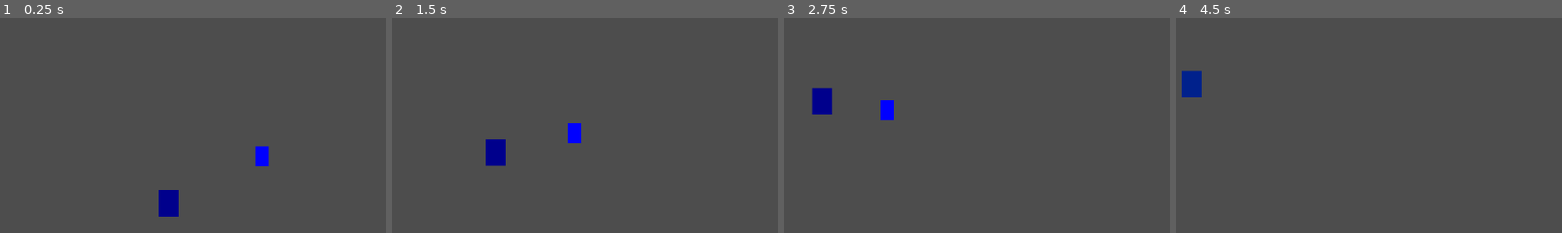
Above: before the commit, frames 1-4 (left to right).
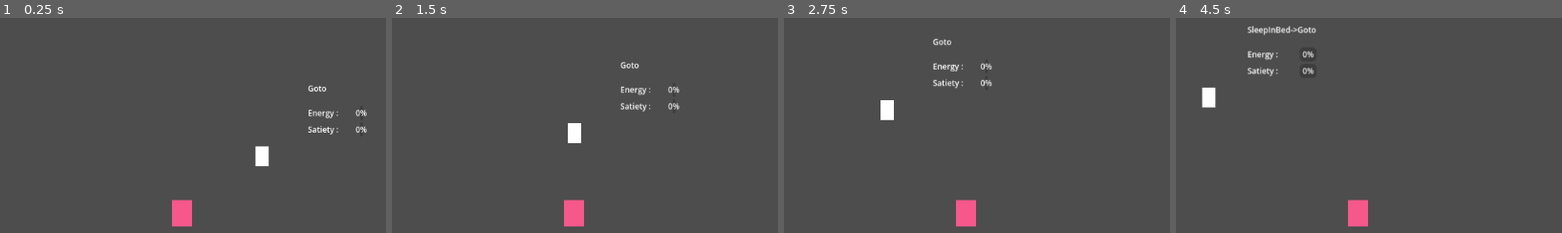
Above: after the commit, the same moments.

Repository: Ombarus/dfcyberpunk
Game: Godot game, scene res://scenes/main.tscn
The game is run twice, just before and just after one commit, with the same random seed, the same clock (stepped at 60 frames per second) and the same inputs.
Inputs (mouse positions are in pixels of both pictures, inside the frame that each line leads up to):
- Up to frame 1 (0.25 s): no input
- Up to frame 2 (1.5 s): move the mouse to (outside the picture) at 0.52 s; move the mouse to (outside the picture) at 1.27 s
- Up to frame 3 (2.75 s): move the mouse to (outside the picture) at 2.02 s
- Up to frame 4 (4.5 s): move the mouse to (outside the picture) at 2.77 s; move the mouse to (outside the picture) at 3.52 s; move the mouse to (1276, 168) at 4.27 s

The runs differ from the first frame. In frame 1, 2.0% of the frame differs, in the area x 41-96%, y 31-98%; in frame 2, 2.2%; in frame 3, 2.2%; in frame 4, 2.5%, in the area x 1-50%, y 3-98%.

Commit message:
added example food and bed. Slightly more complex action plan example

Diff:
--- a/scenes/bed.tscn
+++ b/scenes/bed.tscn
@@ -1,10 +1,7 @@
-[gd_scene load_steps=2 format=3 uid="uid://iud7tu1t42cs"]
-
-[ext_resource type="Script" path="res://scripts/entity.gd" id="1_vkhyp"]
+[gd_scene format=3 uid="uid://iud7tu1t42cs"]
 
 [node name="Bed" type="Node2D"]
 modulate = Color(0.964706, 0.345098, 0.54902, 1)
-script = ExtResource("1_vkhyp")
 
 [node name="Polygon2D" type="Polygon2D" parent="."]
 polygon = PackedVector2Array(-15, 20, 15, 20, 15, -20, -15, -20)
--- a/scenes/entity.tscn
+++ b/scenes/entity.tscn
@@ -1,9 +1,16 @@
-[gd_scene load_steps=2 format=3 uid="uid://catl8ykewblyf"]
+[gd_scene load_steps=3 format=3 uid="uid://catl8ykewblyf"]
 
 [ext_resource type="Script" path="res://scripts/entity.gd" id="1_oba6i"]
+[ext_resource type="PackedScene" uid="uid://podwo6g81pr2" path="res://scenes/npc_thoughts.tscn" id="2_5vxit"]
 
 [node name="Entity" type="Node2D"]
 script = ExtResource("1_oba6i")
 
 [node name="Polygon2D" type="Polygon2D" parent="."]
 polygon = PackedVector2Array(-10, 15, 10, 15, 10, -15, -10, -15)
+
+[node name="NPCThoughts" parent="." instance=ExtResource("2_5vxit")]
+offset_left = 110.0
+offset_top = -71.0
+offset_right = 110.0
+offset_bottom = -71.0
--- a/scenes/food.tscn
+++ b/scenes/food.tscn
@@ -4,4 +4,4 @@
 modulate = Color(0.784314, 0.317647, 0, 1)
 
 [node name="Polygon2D" type="Polygon2D" parent="."]
-polygon = PackedVector2Array(-30, 6, -10, 6, -4, -9, 6, -9, 11, 5, 30, 5, 30, 12, -30, 12)
+polygon = PackedVector2Array(-15, 6, -10, 6, -4, -9, 6, -9, 11, 5, 15, 5, 15, 12, -15, 12)
--- a/scenes/main.tscn
+++ b/scenes/main.tscn
@@ -9,8 +9,8 @@
 
 [node name="Entities" type="Node2D" parent="."]
 
+[node name="Bed" parent="Entities" instance=ExtResource("3_7gaav")]
+position = Vector2(351, 295)
+
 [node name="NPC" parent="Entities" instance=ExtResource("2_ytmld")]
 position = Vector2(496, 216)
-
-[node name="Bed" parent="Entities" instance=ExtResource("3_7gaav")]
-position = Vector2(351, 295)
--- /dev/null
+++ b/scenes/npc_thoughts.tscn
@@ -0,0 +1,70 @@
+[gd_scene load_steps=2 format=3 uid="uid://podwo6g81pr2"]
+
+[sub_resource type="Theme" id="Theme_c8kyr"]
+default_font_size = 12
+
+[node name="NPCThoughts" type="Control"]
+layout_mode = 3
+anchors_preset = 15
+anchor_right = 1.0
+anchor_bottom = 1.0
+grow_horizontal = 2
+grow_vertical = 2
+theme = SubResource("Theme_c8kyr")
+
+[node name="ColorRect" type="ColorRect" parent="."]
+layout_mode = 1
+anchors_preset = 15
+anchor_right = 1.0
+anchor_bottom = 1.0
+grow_horizontal = 2
+grow_vertical = 2
+color = Color(0.341176, 0.501961, 0.560784, 0.505882)
+
+[node name="VBoxContainer" type="VBoxContainer" parent="."]
+layout_mode = 1
+anchors_preset = 15
+anchor_right = 1.0
+anchor_bottom = 1.0
+grow_horizontal = 2
+grow_vertical = 2
+
+[node name="Action" type="Label" parent="VBoxContainer"]
+layout_mode = 2
+text = "Action: SleepInBed->Goto"
+
+[node name="Control" type="Control" parent="VBoxContainer"]
+custom_minimum_size = Vector2(0, 10)
+layout_mode = 2
+
+[node name="Meters" type="VBoxContainer" parent="VBoxContainer"]
+layout_mode = 2
+size_flags_vertical = 3
+
+[node name="Energy" type="HBoxContainer" parent="VBoxContainer/Meters"]
+layout_mode = 2
+
+[node name="Label" type="Label" parent="VBoxContainer/Meters/Energy"]
+custom_minimum_size = Vector2(75, 0)
+layout_mode = 2
+text = "Energy : "
+
+[node name="EnergyProgress" type="ProgressBar" parent="VBoxContainer/Meters/Energy"]
+layout_mode = 2
+size_flags_horizontal = 3
+max_value = 1.0
+value = 0.5
+
+[node name="Satiety" type="HBoxContainer" parent="VBoxContainer/Meters"]
+layout_mode = 2
+
+[node name="Label" type="Label" parent="VBoxContainer/Meters/Satiety"]
+custom_minimum_size = Vector2(75, 0)
+layout_mode = 2
+text = "Satiety : "
+
+[node name="SatietyProgress" type="ProgressBar" parent="VBoxContainer/Meters/Satiety"]
+layout_mode = 2
+size_flags_horizontal = 3
+max_value = 1.0
+value = 0.5
--- a/scripts/entity.gd
+++ b/scripts/entity.gd
@@ -11,18 +11,24 @@
 @export var CookUnitSec : float = 0.3334
 @export var SleepEnerSec : float = 0.1
 
-@export var Sasiety : float = 0.0
+@export var Satiety : float = 0.0
 @export var Energy : float = 0.0
 
 var curParam : Dictionary
 var actionStack : Array
 var lastAction : String
 var lastState : int
+var debugThoughtsAction : Label
+var debugThoughtsSatiety : ProgressBar
+var debugThoughtsEnergy : ProgressBar
 
 func _ready() -> void:
 	var target := Vector2(100, 100)
 	self.curParam = {"target": target}
 	self.actionStack = ["Goto"]
+	self.debugThoughtsEnergy = self.find_child("EnergyProgress", true, false) as ProgressBar
+	self.debugThoughtsSatiety = self.find_child("SatietyProgress", true, false) as ProgressBar
+	self.debugThoughtsAction = self.find_child("Action", true, false) as Label
 
 func _process(delta: float) -> void:
 	var cur_action = self.getCurAction()
@@ -31,8 +37,19 @@
 		self.popAction()
 
 	self.lastState = s
-	self.modulate.r = self.Sasiety
-	self.modulate.g = self.Energy
+	UpdateThoughts()
+	#self.modulate.r = self.Satiety
+	#self.modulate.g = self.Energy
+
+func UpdateThoughts():
+	self.debugThoughtsEnergy.value = self.Energy
+	self.debugThoughtsSatiety.value = self.Satiety
+	var actions = ""
+	for a in actionStack:
+		if actions != "":
+			actions += "->"
+		actions += a
+	self.debugThoughtsAction.text = actions
 
 func Goto(delta : float, param : Dictionary) -> int:
 	var cur_pos := self.position
@@ -54,7 +71,7 @@
 		eat = food_left
 		ret_val = STATE.FINISHED
 	param["food"] = food_left - eat
-	self.Sasiety = clamp(self.Sasiety + eat, 0.0, 1.0)
+	self.Satiety = clamp(self.Satiety + eat, 0.0, 1.0)
 
 	return ret_val
 
@@ -67,7 +84,7 @@
 	var progress := self.CookUnitSec * delta
 	if progress > cook_left:
 		progress = cook_left
-		param["scene"] = "res://scenes/entity.tscn"
+		param["scene"] = "res://scenes/food.tscn"
 		param["pos"] = self.position
 		self.pushAction("Spawn")
 	param["meal"] = cook_left - progress
@@ -76,12 +93,11 @@
 func Default(delta : float, param : Dictionary) -> int:
 	var ret_val := STATE.RUNNING
 	if self.Energy <= 0.001:
-		self.pushAction("Sleep")
-		param["wake"] = randf_range(0.90, 1.00)
-	elif self.Sasiety <= 0.001 and not self.position.is_equal_approx(Vector2(150, 0)):
+		self.pushAction("SleepInBed")
+	elif self.Satiety <= 0.001 and not self.position.is_equal_approx(Vector2(150, 300)):
 		self.pushAction("Goto")
-		param["target"] = Vector2(150, 0)
-	elif self.Sasiety <= 0.001 and self.position.is_equal_approx(Vector2(150, 0)):
+		param["target"] = Vector2(150, 300)
+	elif self.Satiety <= 0.001 and self.position.is_equal_approx(Vector2(150, 300)):
 		self.pushAction("Cook")
 		param["meal"] = 1.0
 	return ret_val
@@ -105,6 +121,19 @@
 	param["inventory"] = inv
 	item.queue_free()
 	return STATE.FINISHED
+
+func SleepInBed(delta : float, param : Dictionary) -> int:
+	var ret_val := STATE.RUNNING
+	if self.Energy > 0.8:
+		return STATE.FINISHED
+	var bed : Node2D = self.get_parent().find_child("Bed", false, false) as Node2D
+	if self.position != bed.position:
+		param["target"] = bed.position
+		self.pushAction("Goto")
+	else:
+		param["wake"] = randf_range(0.90, 1.00)
+		self.pushAction("Sleep")
+	return ret_val
 
 func Sleep(delta : float, param : Dictionary) -> int:
 	var ret_val := STATE.RUNNING
